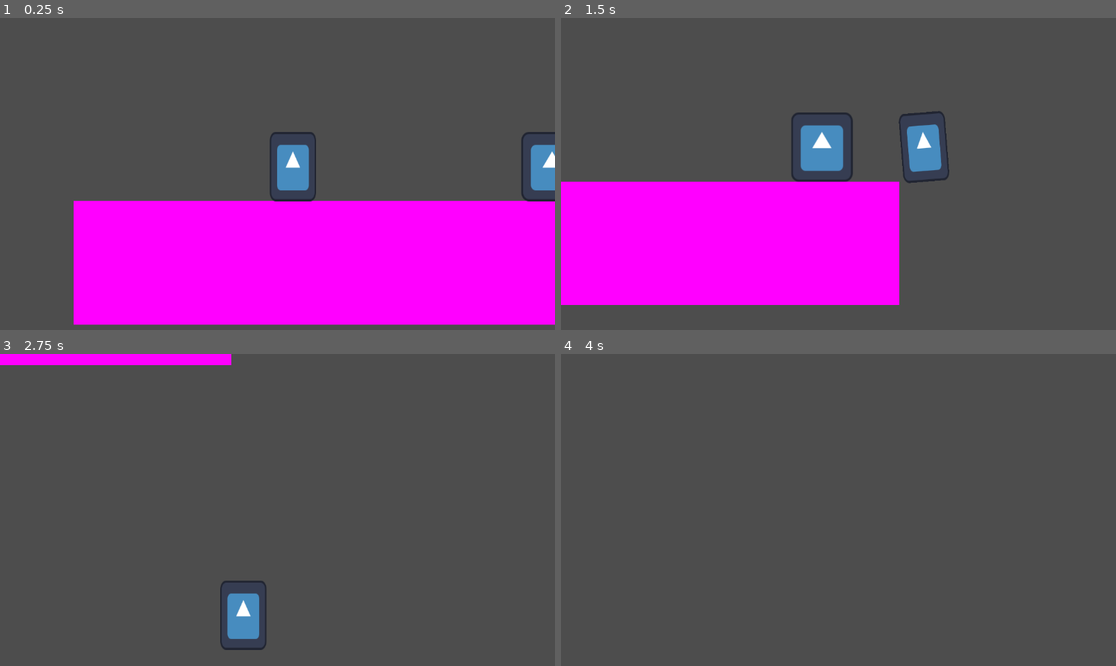
Above: before the commit, frames 1-4 (two rows, left to right).
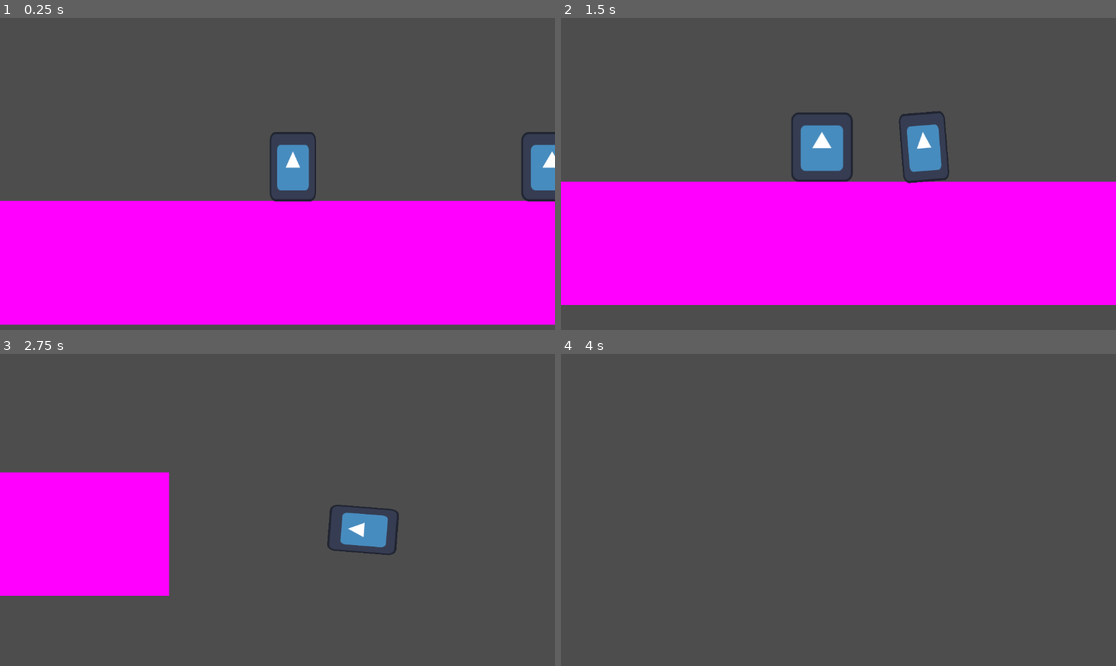
Above: after the commit, the same moments.

Repository: CodeScratcher/soulslike
Game: Godot game, scene res://Levels/test_scene.tscn
The game is run twice, just before and just after one commit, with the same random seed, the same clock (stepped at 60 frames per second) and the same inputs. The engine's default icon, where the game draws it, is replaced by a stand-in: a white triangle on a blue panel in a dark square.
Inputs:
- Up to frame 1 (0.25 s): no input
- Up to frame 2 (1.5 s): hold Space (roll) 0.53-1.28 s; hold D (right) from 0.53 s (still down); tap W (jump) at 0.77 s; tap Space (roll) at 1.35 s
- Up to frame 3 (2.75 s): tap W (jump) at 1.52 s; release D (right) at 2.03 s; hold A (left) from 2.03 s (still down); hold Space (roll) from 2.03 s (still down)
- Up to frame 4 (4 s): release A (left) at 2.78 s; release Space (roll) at 2.78 s; hold D (right) from 2.78 s (still down); tap Space (roll) at 2.85 s; tap W (jump) at 3.02, 3.77 s; hold Space (roll) from 3.53 s (still down)

The runs differ from the first frame. In frame 1, 5.3% of the frame differs, in the area x 0-14%, y 58-99%; in frame 2, 15%; in frame 3, 16%, in the area x 0-72%, y 0-95%; in frame 4, nothing differs.

Commit message:
added larger level

Diff:
--- a/Levels/test_scene.tscn
+++ b/Levels/test_scene.tscn
@@ -1,10 +1,10 @@
 [gd_scene load_steps=5 format=3 uid="uid://djhm6uvkeixqq"]
 
-[ext_resource type="PackedScene" uid="uid://csv2le8er8kd3" path="res://Objects/Player.tscn" id="1_p5mk7"]
-[ext_resource type="PackedScene" uid="uid://d3am4wmcyhydx" path="res://Objects/test_enemy.tscn" id="2_5tng7"]
+[ext_resource type="PackedScene" uid="uid://lir0xmncqhfo" path="res://Objects/Player.tscn" id="1_p5mk7"]
+[ext_resource type="PackedScene" uid="uid://5ilcfle766r" path="res://Objects/test_enemy.tscn" id="2_5tng7"]
 
 [sub_resource type="RectangleShape2D" id="RectangleShape2D_lv8da"]
-size = Vector2(576, 128)
+size = Vector2(1151, 128)
 
 [sub_resource type="PlaceholderTexture2D" id="PlaceholderTexture2D_ri3h2"]
 
@@ -14,12 +14,12 @@
 position = Vector2(304, 512)
 
 [node name="CollisionShape2D" type="CollisionShape2D" parent="StaticBody2D"]
-position = Vector2(288, 64)
+position = Vector2(273.5, 64)
 shape = SubResource("RectangleShape2D_lv8da")
 
 [node name="Sprite2D" type="Sprite2D" parent="StaticBody2D"]
-position = Vector2(287.875, 63.875)
-scale = Vector2(576.25, 128.25)
+position = Vector2(273.5, 63.875)
+scale = Vector2(1151, 128.25)
 texture = SubResource("PlaceholderTexture2D_ri3h2")
 
 [node name="Player" parent="." instance=ExtResource("1_p5mk7")]
Not shown: 1 places in Objects/test_enemy.tscn that only renumber resources
Not shown, added: Objects/Pla43D6.tmp
Not shown, added: Objects/Pla5C6F.tmp
Not shown, added: Objects/Pla8711.tmp
